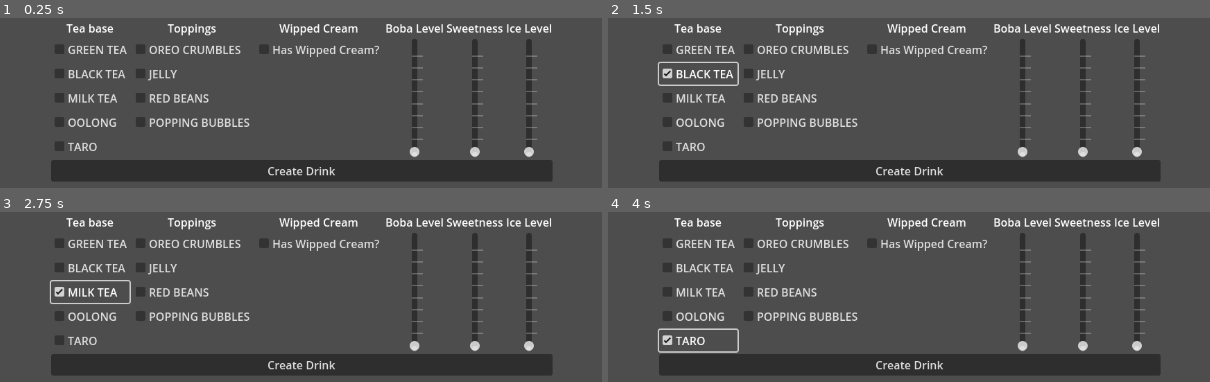
Above: before the commit, frames 1-4 (two rows, left to right).
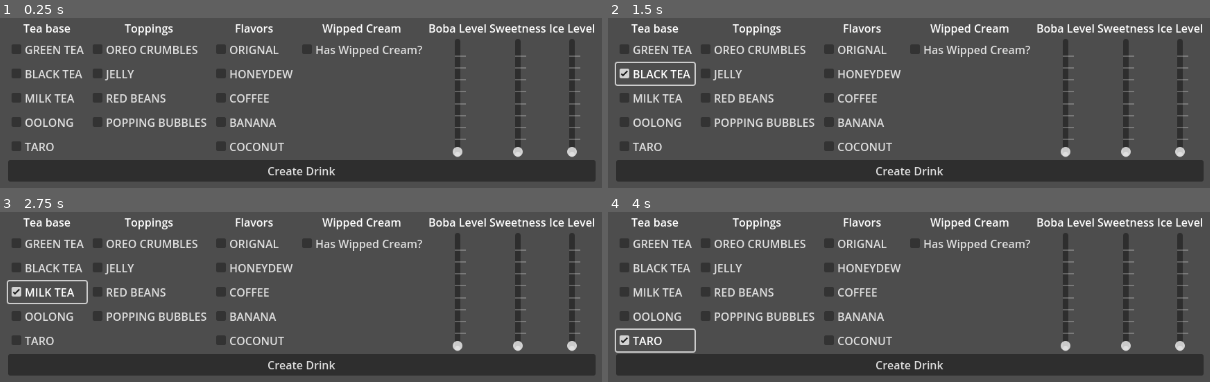
Above: after the commit, the same moments.

Repository: Kamjam/Bobaeria-Cafe
Game: Godot game, scene res://Scenes/DrinkConstructorMenu.tscn
Two runs of this game, one before a commit and one after it. Both use one fixed random seed, a clock stepped at 60 frames per second and the inputs below. This scene is started directly instead of the project's main scene.
Inputs:
- Up to frame 1 (0.25 s): no input
- Up to frame 2 (1.5 s): click "GREEN TEA" at 0.5 s; click "BLACK TEA" at 1.25 s
- Up to frame 3 (2.75 s): click "MILK TEA" at 2 s
- Up to frame 4 (4 s): click "OOLONG" at 2.75 s; click "TARO" at 3.5 s

The runs differ from the first frame. In frame 1, 15% of the frame differs, in the area x 1-99%, y 3-96%; in frame 2, 16%; in frame 3, 16%; in frame 4, 16%.

Commit message:
added flavors to the constructer
-added flavor buttons to creator menu

Diff:
--- a/bobaeria-cafe/Boba/scripts/drink/drink_constructor.gd
+++ b/bobaeria-cafe/Boba/scripts/drink/drink_constructor.gd
@@ -53,6 +53,7 @@
 		var created_drink: bobaDrink = bobaDrink.new()
 
 		#name and image need to be set
+		created_drink.teaBase = teabase
 		created_drink.bubbleLevel = boba_level
 		created_drink.flavor = flavor
 		created_drink.topping = topping
@@ -65,6 +66,7 @@
 
 		drink_created.emit(created_drink)
 
+		print(teabase)
 		print(boba_level)
 		print(flavor)
 		print(topping)
--- a/bobaeria-cafe/JoeFolder/bobaDrink.gd
+++ b/bobaeria-cafe/JoeFolder/bobaDrink.gd
@@ -5,6 +5,7 @@
 @export var image : Texture2D
 @export var drinkName: String
 @export var bubbleLevel : int
+@export var teaBase : Teabase.Base
 @export var flavor : Flavors.Flavor
 @export var topping : Toppings.Topping
 @export var sweetness : int
--- a/bobaeria-cafe/Scenes/DrinkConstructorMenu.tscn
+++ b/bobaeria-cafe/Scenes/DrinkConstructorMenu.tscn
@@ -6,6 +6,7 @@
 [ext_resource type="Script" path="res://UI/DrinkConstructorMenu/Scripts/topping_setter_button.gd" id="4_51x64"]
 [ext_resource type="Script" path="res://UI/DrinkConstructorMenu/Scripts/boba_level_setter_slider.gd" id="5_kg0th"]
 [ext_resource type="Script" path="res://UI/DrinkConstructorMenu/Scripts/whipped_cream_setter_button.gd" id="5_y0mng"]
+[ext_resource type="Script" path="res://UI/DrinkConstructorMenu/Scripts/flavor_setter_button.gd" id="5_yx06p"]
 [ext_resource type="Script" path="res://UI/DrinkConstructorMenu/Scripts/sweetness_level_setter_slider.gd" id="6_j6f1i"]
 [ext_resource type="Script" path="res://UI/DrinkConstructorMenu/Scripts/ice_level_setter_slider.gd" id="7_ug3ot"]
 [ext_resource type="Script" path="res://UI/DrinkConstructorMenu/Scripts/create_drink_button.gd" id="9_2j1gy"]
@@ -119,6 +120,51 @@
 script = ExtResource("4_51x64")
 _drink_constructor = NodePath("../../../..")
 _topping_type = 3
+
+[node name="FlavorsRadioButtonControler3" type="VBoxContainer" parent="VBoxContainer/HBoxContainer2"]
+layout_mode = 2
+script = ExtResource("3_syue5")
+
+[node name="Flavors" type="Label" parent="VBoxContainer/HBoxContainer2/FlavorsRadioButtonControler3"]
+layout_mode = 2
+text = "Flavors
+"
+horizontal_alignment = 1
+vertical_alignment = 1
+
+[node name="ORIGNAL" type="CheckBox" parent="VBoxContainer/HBoxContainer2/FlavorsRadioButtonControler3" node_paths=PackedStringArray("_drink_constructor")]
+layout_mode = 2
+text = "ORIGNAL"
+script = ExtResource("5_yx06p")
+_drink_constructor = NodePath("../../../..")
+
+[node name="HONEYDEW" type="CheckBox" parent="VBoxContainer/HBoxContainer2/FlavorsRadioButtonControler3" node_paths=PackedStringArray("_drink_constructor")]
+layout_mode = 2
+text = "HONEYDEW"
+script = ExtResource("5_yx06p")
+_drink_constructor = NodePath("../../../..")
+_flavor_type = 1
+
+[node name="COFFEE" type="CheckBox" parent="VBoxContainer/HBoxContainer2/FlavorsRadioButtonControler3" node_paths=PackedStringArray("_drink_constructor")]
+layout_mode = 2
+text = "COFFEE"
+script = ExtResource("5_yx06p")
+_drink_constructor = NodePath("../../../..")
+_flavor_type = 2
+
+[node name="BANANA" type="CheckBox" parent="VBoxContainer/HBoxContainer2/FlavorsRadioButtonControler3" node_paths=PackedStringArray("_drink_constructor")]
+layout_mode = 2
+text = "BANANA"
+script = ExtResource("5_yx06p")
+_drink_constructor = NodePath("../../../..")
+_flavor_type = 3
+
+[node name="COCONUT" type="CheckBox" parent="VBoxContainer/HBoxContainer2/FlavorsRadioButtonControler3" node_paths=PackedStringArray("_drink_constructor")]
+layout_mode = 2
+text = "COCONUT"
+script = ExtResource("5_yx06p")
+_drink_constructor = NodePath("../../../..")
+_flavor_type = 4
 
 [node name="WippedCreambutton" type="VBoxContainer" parent="VBoxContainer/HBoxContainer2"]
 layout_mode = 2
@@ -219,6 +265,16 @@
 [connection signal="toggled" from="VBoxContainer/HBoxContainer2/ToppingsRadioButtonControler2/RED BEANS" to="VBoxContainer/HBoxContainer2/ToppingsRadioButtonControler2" method="on_radio_button_toggeled" binds= [&"RED BEANS"]]
 [connection signal="toggled" from="VBoxContainer/HBoxContainer2/ToppingsRadioButtonControler2/POPPING BUBBLES" to="VBoxContainer/HBoxContainer2/ToppingsRadioButtonControler2/POPPING BUBBLES" method="_on_button_toggled"]
 [connection signal="toggled" from="VBoxContainer/HBoxContainer2/ToppingsRadioButtonControler2/POPPING BUBBLES" to="VBoxContainer/HBoxContainer2/ToppingsRadioButtonControler2" method="on_radio_button_toggeled" binds= [&"POPPING BUBBLES"]]
+[connection signal="toggled" from="VBoxContainer/HBoxContainer2/FlavorsRadioButtonControler3/ORIGNAL" to="VBoxContainer/HBoxContainer2/FlavorsRadioButtonControler3/ORIGNAL" method="_on_button_toggled"]
+[connection signal="toggled" from="VBoxContainer/HBoxContainer2/FlavorsRadioButtonControler3/ORIGNAL" to="VBoxContainer/HBoxContainer2/FlavorsRadioButtonControler3" method="on_radio_button_toggeled" binds= [&"ORIGNAL"]]
+[connection signal="toggled" from="VBoxContainer/HBoxContainer2/FlavorsRadioButtonControler3/HONEYDEW" to="VBoxContainer/HBoxContainer2/FlavorsRadioButtonControler3/HONEYDEW" method="_on_button_toggled"]
+[connection signal="toggled" from="VBoxContainer/HBoxContainer2/FlavorsRadioButtonControler3/HONEYDEW" to="VBoxContainer/HBoxContainer2/FlavorsRadioButtonControler3" method="on_radio_button_toggeled" binds= [&"HONEYDEW"]]
+[connection signal="toggled" from="VBoxContainer/HBoxContainer2/FlavorsRadioButtonControler3/COFFEE" to="VBoxContainer/HBoxContainer2/FlavorsRadioButtonControler3/COFFEE" method="_on_button_toggled"]
+[connection signal="toggled" from="VBoxContainer/HBoxContainer2/FlavorsRadioButtonControler3/COFFEE" to="VBoxContainer/HBoxContainer2/FlavorsRadioButtonControler3" method="on_radio_button_toggeled" binds= [&"COFFEE"]]
+[connection signal="toggled" from="VBoxContainer/HBoxContainer2/FlavorsRadioButtonControler3/BANANA" to="VBoxContainer/HBoxContainer2/FlavorsRadioButtonControler3/BANANA" method="_on_button_toggled"]
+[connection signal="toggled" from="VBoxContainer/HBoxContainer2/FlavorsRadioButtonControler3/BANANA" to="VBoxContainer/HBoxContainer2/FlavorsRadioButtonControler3" method="on_radio_button_toggeled" binds= [&"BANANA"]]
+[connection signal="toggled" from="VBoxContainer/HBoxContainer2/FlavorsRadioButtonControler3/COCONUT" to="VBoxContainer/HBoxContainer2/FlavorsRadioButtonControler3/COCONUT" method="_on_button_toggled"]
+[connection signal="toggled" from="VBoxContainer/HBoxContainer2/FlavorsRadioButtonControler3/COCONUT" to="VBoxContainer/HBoxContainer2/FlavorsRadioButtonControler3" method="on_radio_button_toggeled" binds= [&"COCONUT"]]
 [connection signal="toggled" from="VBoxContainer/HBoxContainer2/WippedCreambutton/WippedCreamCheckedBox" to="VBoxContainer/HBoxContainer2/WippedCreambutton/WippedCreamCheckedBox" method="_on_toggled"]
 [connection signal="value_changed" from="VBoxContainer/HBoxContainer2/BobaSlider/BobaAmountSlider" to="VBoxContainer/HBoxContainer2/BobaSlider/BobaAmountSlider" method="_on_value_changed"]
 [connection signal="value_changed" from="VBoxContainer/HBoxContainer2/SweetnessSlider/SweetnessSlider" to="VBoxContainer/HBoxContainer2/SweetnessSlider/SweetnessSlider" method="_on_value_changed"]
--- /dev/null
+++ b/bobaeria-cafe/UI/DrinkConstructorMenu/Scripts/flavor_setter_button.gd
@@ -0,0 +1,17 @@
+extends Node
+
+@export var _drink_constructor: DrinkConstructor
+
+@export var _flavor_type: Flavors.Flavor
+
+signal flavor_selected(_flavor_type)
+
+func _ready() -> void:
+
+	if _drink_constructor != null:
+		flavor_selected.connect(_drink_constructor.set_flavor)
+
+#this is connected to the toggled event of the button it is atached to
+func _on_button_toggled(toggled_on: bool) -> void:
+	if toggled_on:
+		flavor_selected.emit(_flavor_type)
Not shown: 1 places in bobaeria-cafe/Scenes/DrinkConstructorMenu.tscn that only renumber resources
